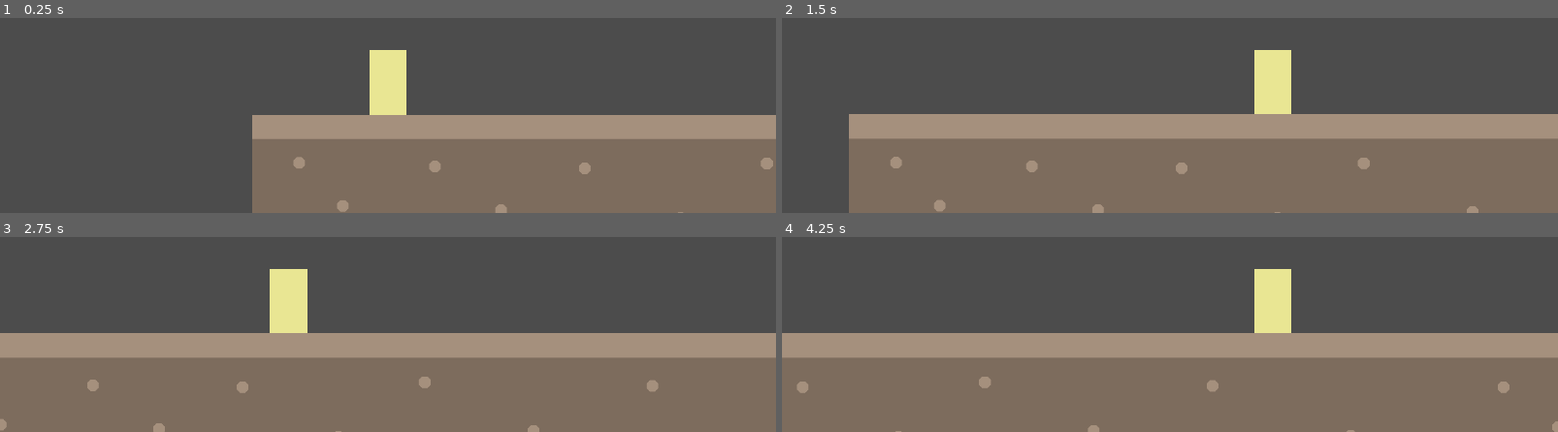
Above: before the commit, frames 1-4 (two rows, left to right).
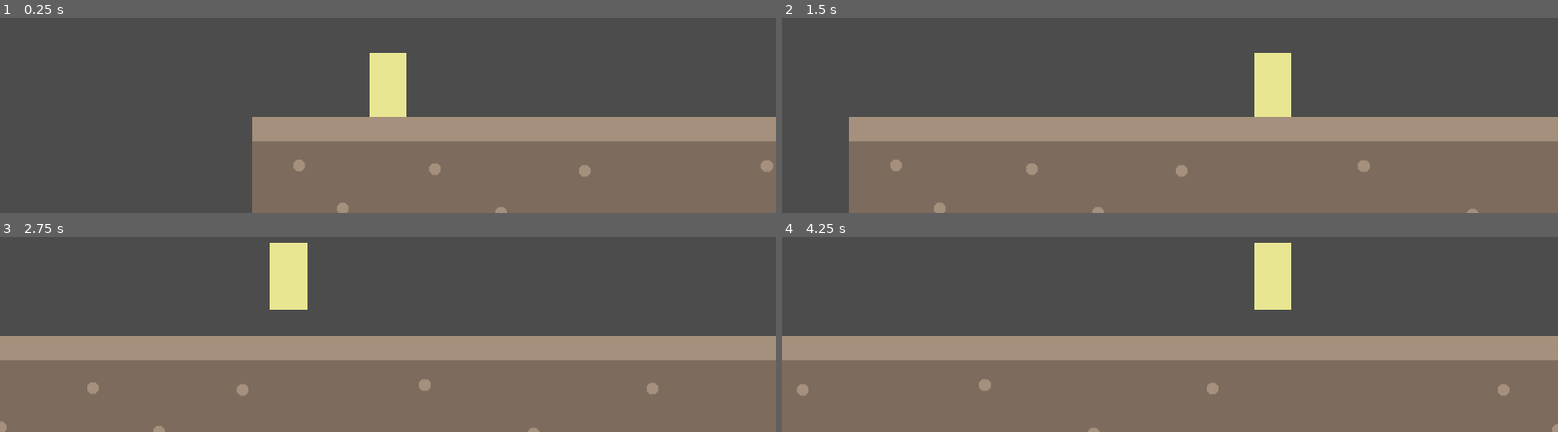
Above: after the commit, the same moments.

Repository: Cowa/Garden-Symphony
Game: Godot game, scene res://scenes/world/World.tscn
Same seed, same stepped clock (60 frames per second), same inputs: the game is played once before the commit and once after it.
Inputs:
- Up to frame 1 (0.25 s): no input
- Up to frame 2 (1.5 s): tap Enter at 0.5 s; hold Up (ui_up) 0.53-1.28 s; hold Right (ui_right) from 0.53 s (still down); tap Up (ui_up) at 1.35 s
- Up to frame 3 (2.75 s): tap Up (ui_up) at 1.52, 1.82 s; release Right (ui_right) at 2.03 s; hold Left (ui_left) from 2.03 s (still down); hold Up (ui_up) from 2.03 s (still down)
- Up to frame 4 (4.25 s): release Left (ui_left) at 2.78 s; release Up (ui_up) at 2.78 s; hold Right (ui_right) from 2.78 s (still down); tap Up (ui_up) at 2.85, 3.02, 3.32 s; hold Up (ui_up) from 3.53 s (still down)

The runs differ from the first frame. In frame 1, 1.6% of the frame differs, in the area x 32-100%, y 16-100%; in frame 2, 2.6%; in frame 3, 3.9%, in the area x 0-100%, y 2-100%; in frame 4, 3.9%.

Commit message:
Basic jump

Diff:
--- /dev/null
+++ b/scenes/items/Item.tscn
@@ -0,0 +1,5 @@
+[gd_scene format=2]
+
+[node name="Item" type="Node2D"]
+
+[node name="Sprite" type="Sprite" parent="." index="0"]
--- a/scripts/player/Player.gd
+++ b/scripts/player/Player.gd
@@ -1,16 +1,21 @@
 extends KinematicBody2D
 
 var motion = Vector2(0, 0)
-const GRAVITY = 10
+
+const GRAVITY = 30
 const SPEED = 500
+const JUMP = -400
+const MAX_FALL_VEL = 400
+
+const UP_DIRECTION = Vector2(0, -1)
 
 func _ready():
-	# Called every time the node is added to the scene.
-	# Initialization here
 	pass
 
 func _physics_process(delta):
-	motion.y = 300
+	motion.y += GRAVITY
+	# Cap fall velocity
+	motion.y = min(motion.y, MAX_FALL_VEL)
 
 	if Input.is_action_pressed("ui_right"):
 		motion.x = SPEED
@@ -19,9 +24,8 @@
 	else:
 		motion.x = 0
 
-	move_and_slide(motion)
+	if is_on_floor():
+		if Input.is_action_pressed("ui_up"):
+			motion.y = JUMP
 
-#func _process(delta):
-#	# Called every frame. Delta is time since last frame.
-#	# Update game logic here.
-#	pass
+	move_and_slide(motion, UP_DIRECTION)
